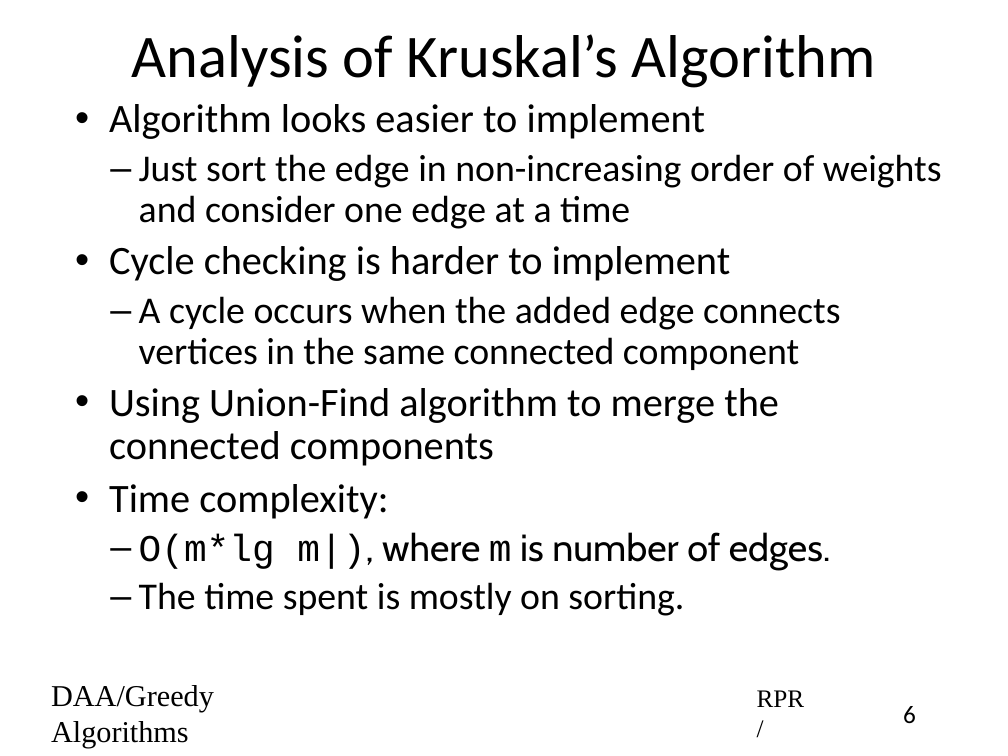
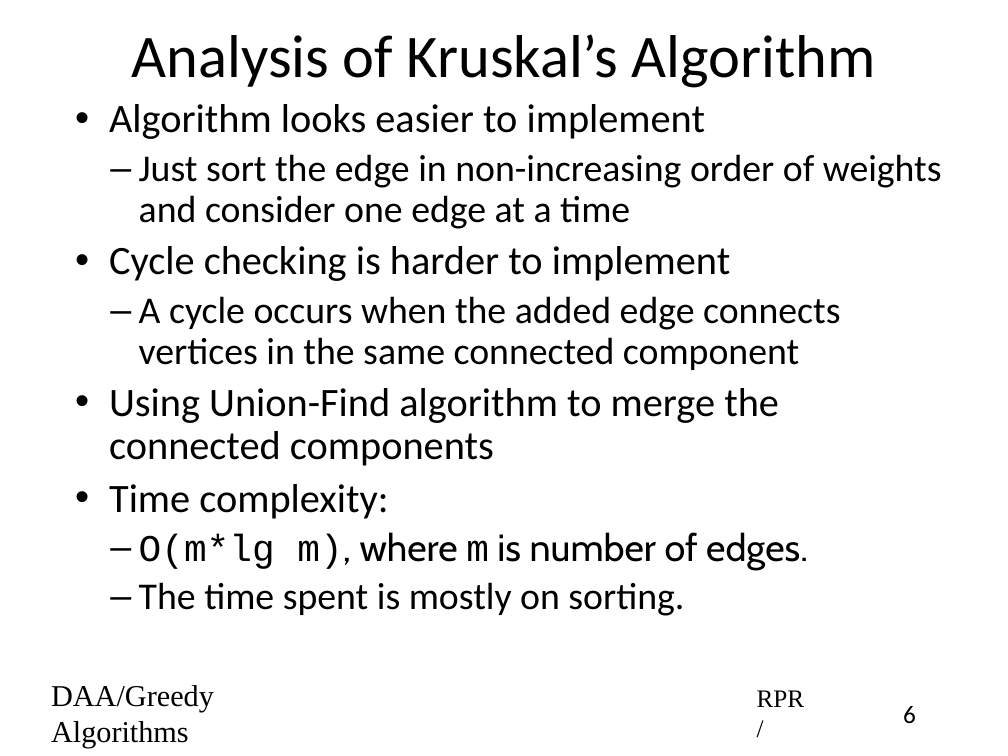
Before and after one commit to rprustagi/2019-17CS43-DAA, a slide deck: slide 6 of Slides-RPR/2019-H1-DAA-L25-Greedy-Algo-MCST-Kruskal.pptx. Drawn at 1008x756 pixels with LibreOffice and Linux fonts; fonts in the diff are those of the drawing. Boxes give left, top, right and bottom in pixels: in the first picture for what was removed or moved away, otherwise in the second. Text is boxed around its words. In the diff, an @@ line names an element or a change of style, - is before the commit and + after.

```diff
--- a/Slides-RPR/2019-H1-DAA-L25-Greedy-Algo-MCST-Kruskal.pptx
+++ b/Slides-RPR/2019-H1-DAA-L25-Greedy-Algo-MCST-Kruskal.pptx
@@ text at (x1=139, y1=532, x2=808, y2=570): text changed @@
-  – O(m*lg m|), where m is number of edges.
+  – O(m*lg m), where m is number of edges.
```
Also in this commit, not shown: 3 other slides changed, 2 other files.
